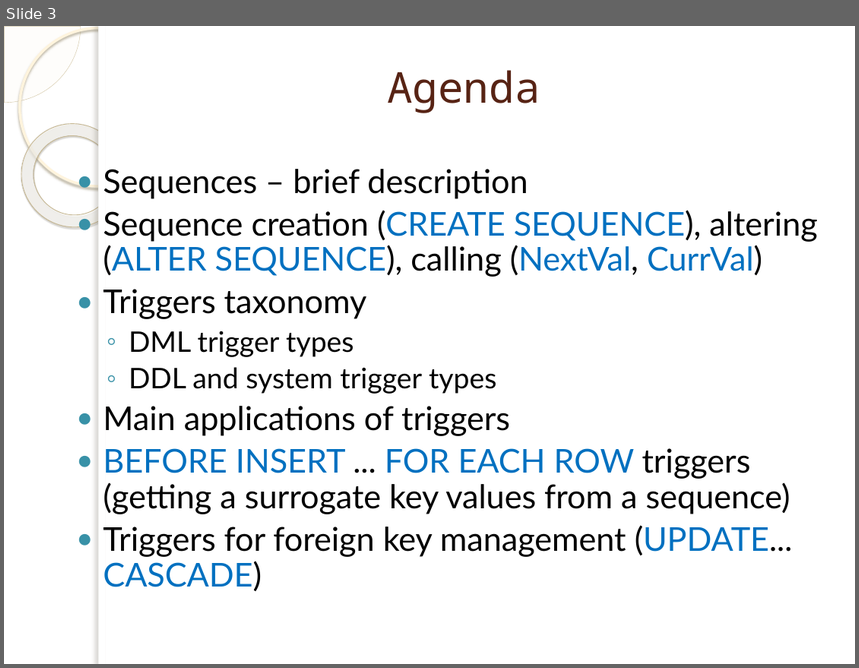
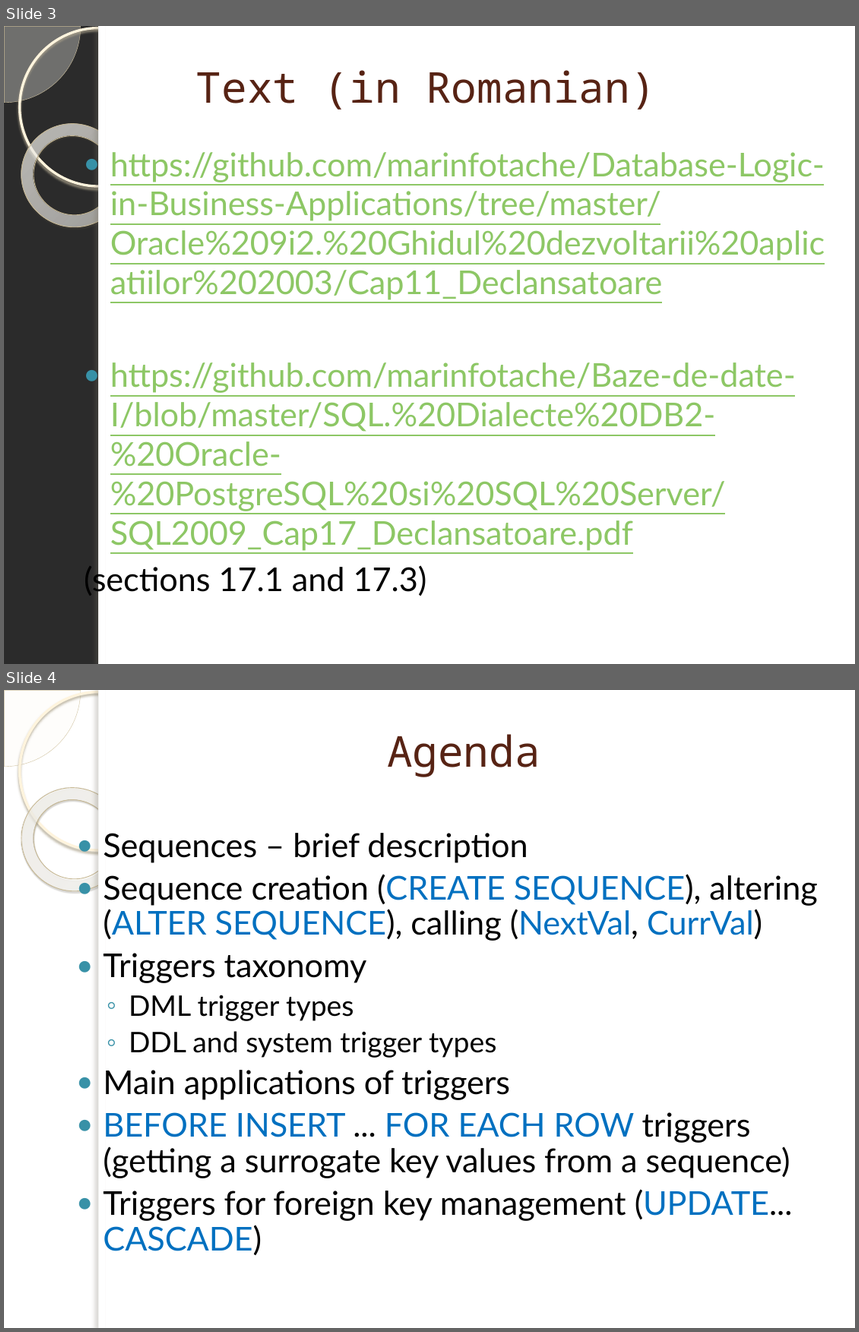
Before and after one commit to marinfotache/Database-Logic-in-Business-Applications, a slide deck: 06_Triggers/06-01_en_Triggers - part 1.pptx. Shown one above the other, each under a label of ours: slide 3 before the commit, slides 3 and 4 after it. The pictures are 859x668 and 859x1332 pixels, drawn with LibreOffice and Linux fonts; fonts in the diff are those of the drawing; background and template pictures are left out; a plain dark background stands for a picture behind light text. Boxes give left, top, right and bottom in pixels: in the first picture for what was removed or moved away, otherwise in the second. Text is boxed around its words. In the diff, an @@ line names an element or a change of style, - is before the commit and + after.

```diff
--- a/06_Triggers/06-01_en_Triggers - part 1.pptx
+++ b/06_Triggers/06-01_en_Triggers - part 1.pptx
@@ slide 3 added at (x1=4, y1=26, x2=855, y2=664), background picture (left out); not listed: 5 template elements that a slide beside it also shows @@
@@ title added at (x1=196, y1=70, x2=655, y2=110), 36 pt, text #572314 @@
+Text (in Romanian)
@@ text added at (x1=84, y1=152, x2=825, y2=598), 27.8 pt, text #8DC765, underline @@
+● https://github.com/marinfotache/Database-Logic-in-Business-Applications/tree/master/Oracle%209i2.%20Ghidul%20dezvoltarii%20aplicatiilor%202003/Cap11_Declansatoare
+● https://github.com/marinfotache/Baze-de-date-I/blob/master/SQL.%20Dialecte%20DB2-%20Oracle-%20PostgreSQL%20si%20SQL%20Server/SQL2009_Cap17_Declansatoare.pdf
+(sections 17.1 and 17.3)
@@ what was slide 3 is now slide 4 @@
```
Also in this commit, not shown: 2 other files.
